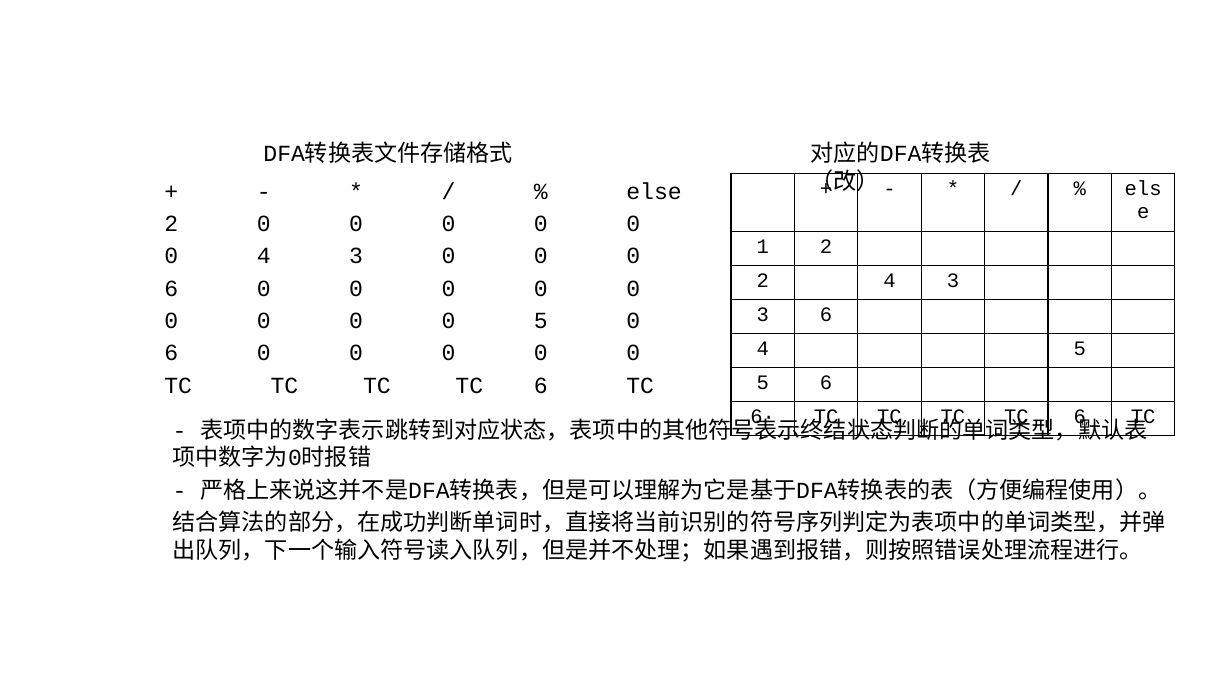
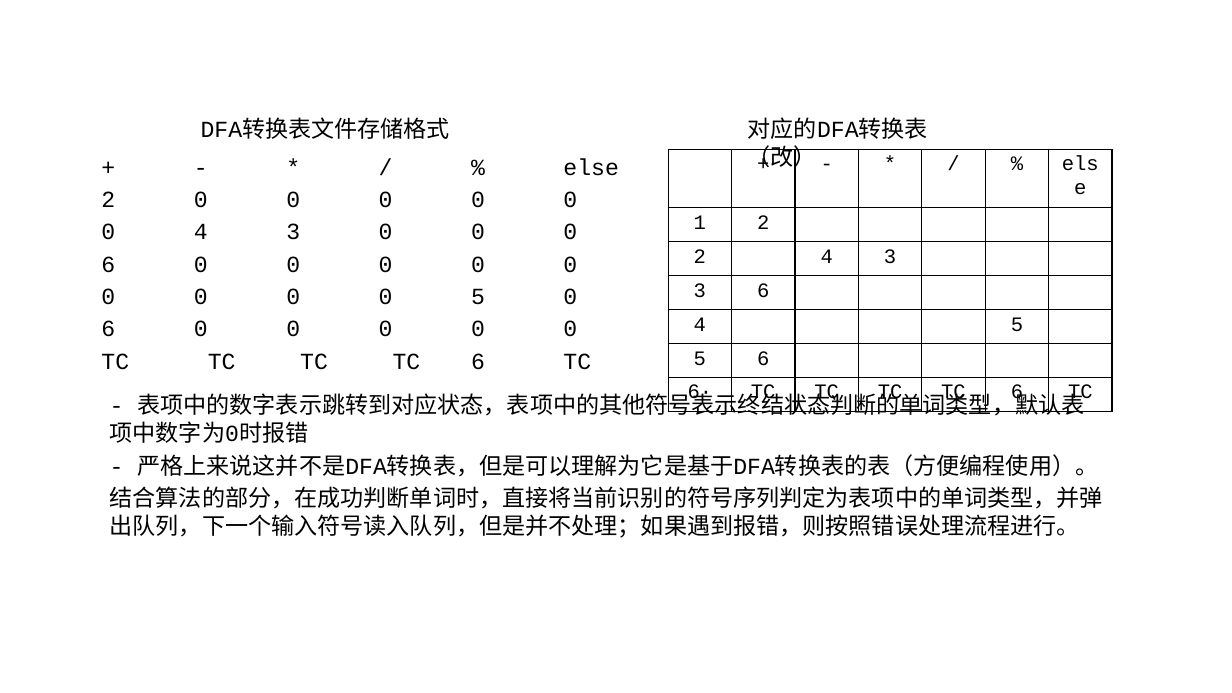
Before and after one commit to AtoshDustosh/Syntactic-Analysis, a slide deck: slide 6 of lexical analysis design.pptx. Drawn at 1232x693 pixels with LibreOffice and Linux fonts; fonts in the diff are those of the drawing. Boxes give left, top, right and bottom in pixels: in the first picture for what was removed or moved away, otherwise in the second. Text is boxed around its words. In the diff, an @@ line names an element or a change of style, - is before the commit and + after.

```diff
--- a/lexical analysis design.pptx
+++ b/lexical analysis design.pptx
@@ 4 texts, 1 table: place and size @@
-4 texts, 1 table at box(164, 141, 1177, 562)
+4 texts, 1 table at box(101, 117, 1115, 538)
```
Also in this commit, not shown: 1 other slide changed, 2 other files.
